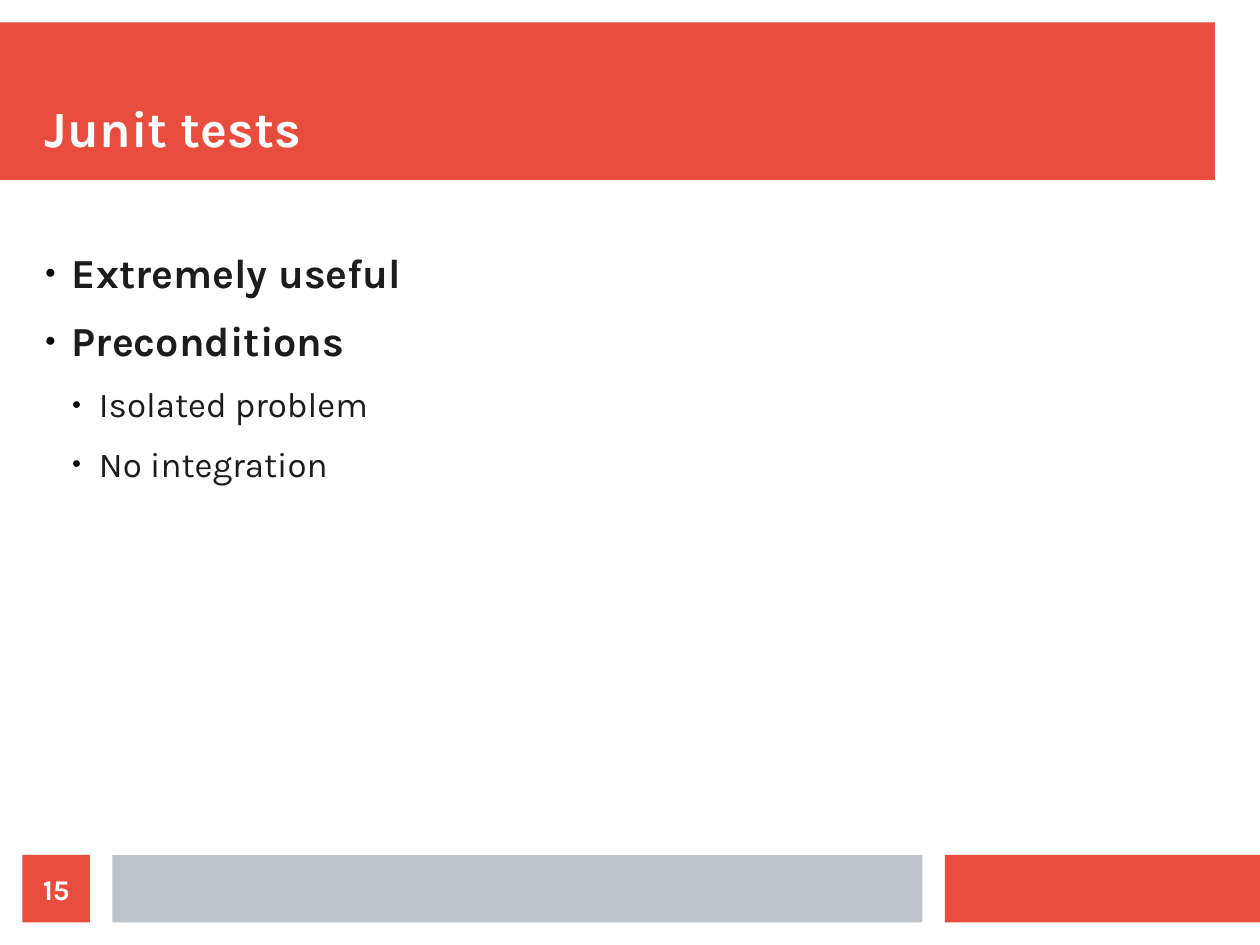
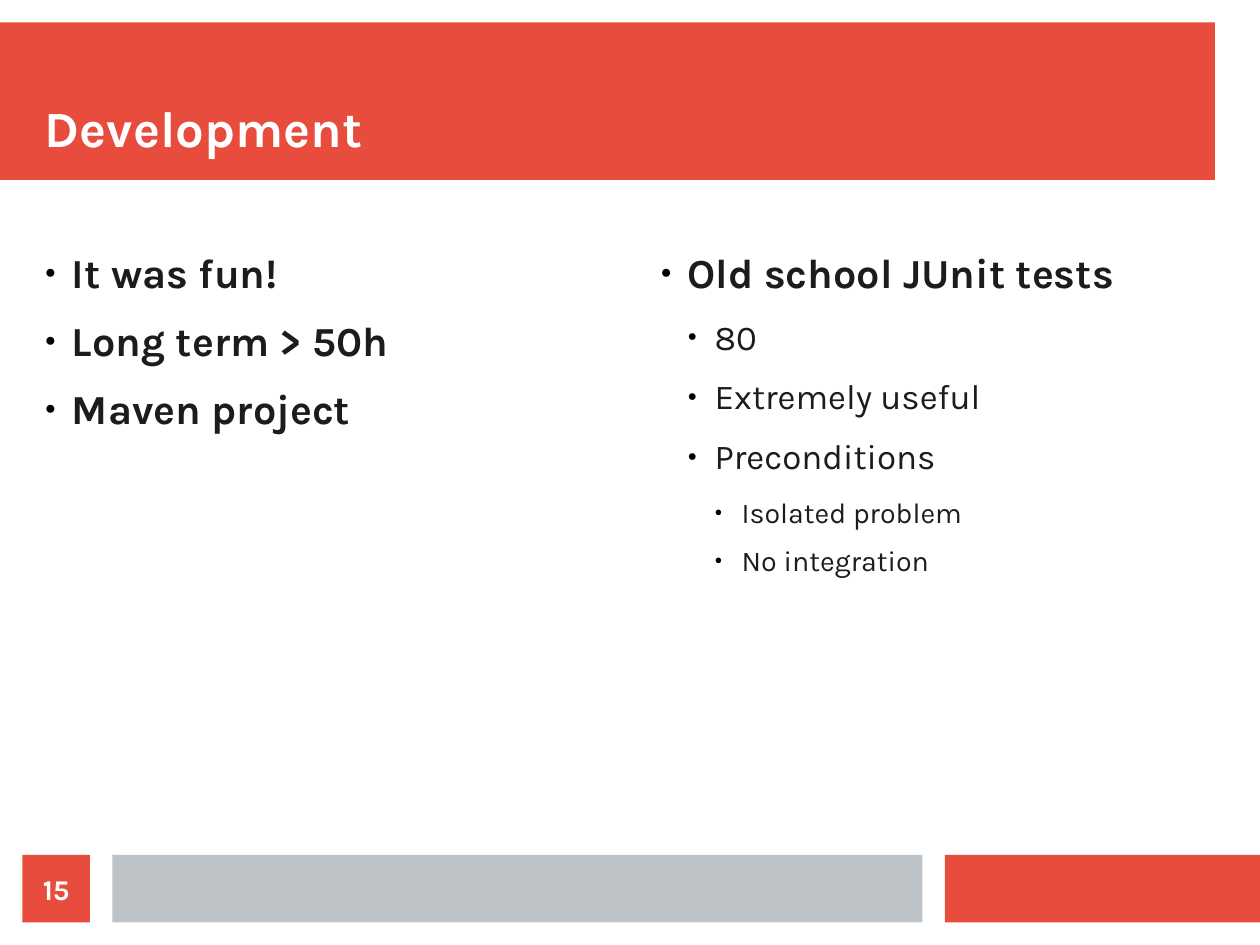
Before and after one commit to jajir/jbtree, a slide deck: slide 15 of jbtree/src/presentation/jbtree-0.1.odp. Drawn at 1260x945 pixels with LibreOffice and Linux fonts; fonts in the diff are those of the drawing. Boxes give left, top, right and bottom in pixels: in the first picture for what was removed or moved away, otherwise in the second. Text is boxed around its words. In the diff, an @@ line names an element or a change of style, - is before the commit and + after.

Commit message:
presentation was improved again

```diff
--- a/jbtree/src/presentation/jbtree-0.1.odp
+++ b/jbtree/src/presentation/jbtree-0.1.odp
@@ title at box(45, 112, 362, 159): text changed @@
-Junit tests
+Development
@@ text added at box(72, 259, 388, 435), 26 pt, text #1C1C1C, bold @@
+● It was fun!
+● Long term > 50h
+● Maven project
@@ text "Old school JUnit tests": place and size @@
-text "Old school JUnit tests" at box(72, 259, 401, 486)
+text "Old school JUnit tests" at box(688, 258, 1114, 578)
@@ text at box(688, 258, 1114, 351): paragraphs added @@
+● Old school JUnit tests
+  ● 80
@@ text at box(715, 385, 980, 578): size 26 to 22 pt, bold off in "Extremely useful", "Preconditions"; size 22 to 18 pt in "Isolated problem", "No integration"; list level 1 to 2 in "Extremely useful"; list level 1 to 2 in "Preconditions"; list level 2 to 3 in "Isolated problem"; list level 2 to 3 in "No integration" @@
```
Also in this commit, not shown: 10 other slides changed, 4 slides added, 2 slides removed, 6 other files.
